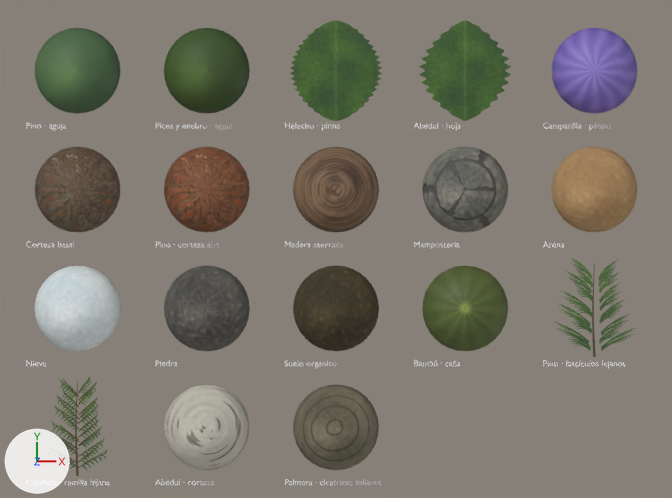
What one commit did to the Blender file assets/blender/pleiade-surfaces.blend.
The view is the same before and after, from the file's camera 'Camera'. Arrows for +X, +Y and +Z are at lower left; the lights stay in place. The older version comes first.

The first picture shows 'Abedul · corteza', 'Abedul · hoja', 'Arena', 'Bambú · caña', 'Campanilla · pétalo', 'Corteza basal', 'Helecho · pinna', 'Madera aserrada', 'Nieve', 'Palmera · cicatrices foliares', 'Piedra', 'Suelo orgánico' and 22 more.
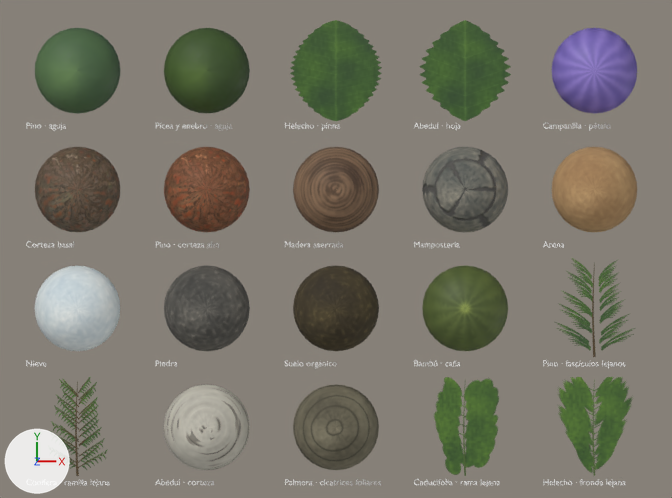
What changed in the scene script:
```text
Add img_helecho___fronde_lejana___color_y_máscara:
    img_helecho___fronde_lejana___color_y_máscara = load_image('Helecho · fronde lejana · color y máscara', '_unpacked/Helecho___fronde_lejana___color_y_m_scara', 256, 256, 'sRGB')
Add img_helecho___fronde_lejana___normal_y_rugosidad:
    img_helecho___fronde_lejana___normal_y_rugosidad = load_image('Helecho · fronde lejana · normal y rugosidad', '_unpacked/Helecho___fronde_lejana___normal_y_rugosidad', 256, 256, 'Non-Color')
Add img_caducifolia___rama_lejana___normal_y_rugosidad:
    img_caducifolia___rama_lejana___normal_y_rugosidad = load_image('Caducifolia · rama lejana · normal y rugosidad', '_unpacked/Caducifolia___rama_lejana___normal_y_rugosidad', 256, 256, 'Non-Color')
Add img_caducifolia___rama_lejana___color_y_máscara:
    img_caducifolia___rama_lejana___color_y_máscara = load_image('Caducifolia · rama lejana · color y máscara', '_unpacked/Caducifolia___rama_lejana___color_y_m_scara', 256, 256, 'sRGB')
Add mat_helecho___fronde_lejana:
    mat_helecho___fronde_lejana = bpy.data.materials.new('Helecho · fronde lejana')
    # uses the picture img_helecho___fronde_lejana___color_y_máscara
    # uses the picture img_helecho___fronde_lejana___normal_y_rugosidad
Add mat_caducifolia___rama_lejana:
    mat_caducifolia___rama_lejana = bpy.data.materials.new('Caducifolia · rama lejana')
    # uses the picture img_caducifolia___rama_lejana___color_y_máscara
    # uses the picture img_caducifolia___rama_lejana___normal_y_rugosidad
Add me_plane_005:
    me_plane_005.from_pydata(...)  # 4 vertices, 1 face; spans x -0.98..0.98, y -0.98..0.98, z 0.0
    me_plane_005.materials.append(mat_helecho___fronde_lejana)
Add me_plane_004:
    me_plane_004.from_pydata(...)  # 4 vertices, 1 face; spans x -0.98..0.98, y -0.98..0.98, z 0.0
    me_plane_004.materials.append(mat_caducifolia___rama_lejana)
Add txt_text_019:
    txt_text_019 = bpy.data.curves.new('Text.019', 'FONT')
    txt_text_019.body = 'Helecho · fronde lejana'
    txt_text_019.size = 0.17
Add txt_text_018:
    txt_text_018 = bpy.data.curves.new('Text.018', 'FONT')
    txt_text_018.body = 'Caducifolia · rama lejana'
    txt_text_018.size = 0.17
Add ob_text_019:
    ob_text_019 = bpy.data.objects.new('Text.019', txt_text_019)
    ob_text_019.location = (4.0, -4.57, 0.01)
Add ob_text_018:
    ob_text_018 = bpy.data.objects.new('Text.018', txt_text_018)
    ob_text_018.location = (1.5, -4.57, 0.01)
Add ob_helecho___fronde_lejana:
    ob_helecho___fronde_lejana = bpy.data.objects.new('Helecho · fronde lejana', me_plane_005)
    ob_helecho___fronde_lejana.location = (5.0, -3.45, 0.0)
Add ob_caducifolia___rama_lejana:
    ob_caducifolia___rama_lejana = bpy.data.objects.new('Caducifolia · rama lejana', me_plane_004)
    ob_caducifolia___rama_lejana.location = (2.5, -3.45, 0.0)
```

Changed parts and their boxes (x1, y1, x2, y2) in the pictures (672 x 498 px):
'Caducifolia · rama lejana', added (green)
    after: (434, 377, 499, 476)
'Helecho · fronde lejana', added (green)
    after: (558, 377, 633, 476)
'Text.019', added
    after: (543, 479, 625, 487)
'Text.018', added
    after: (414, 479, 499, 487)
